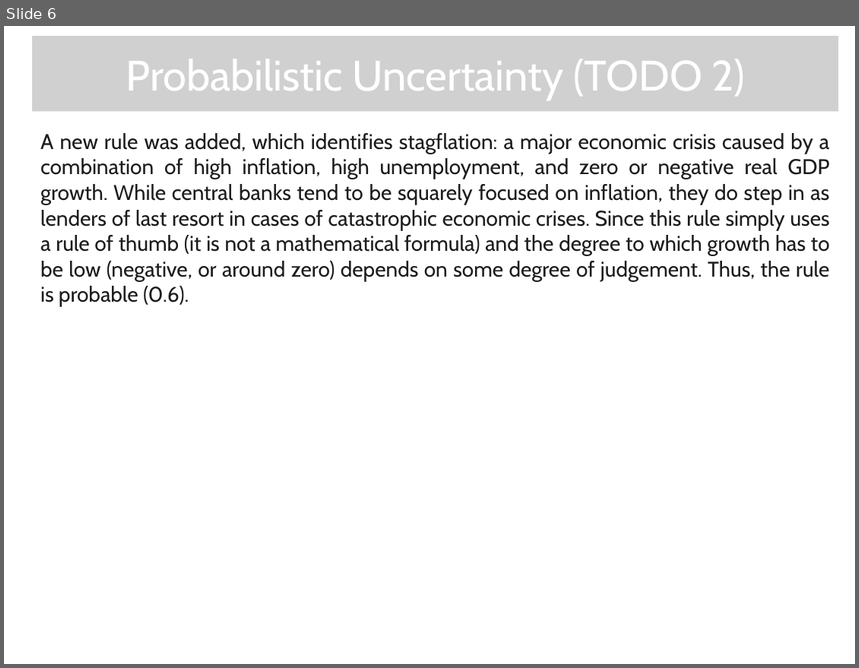
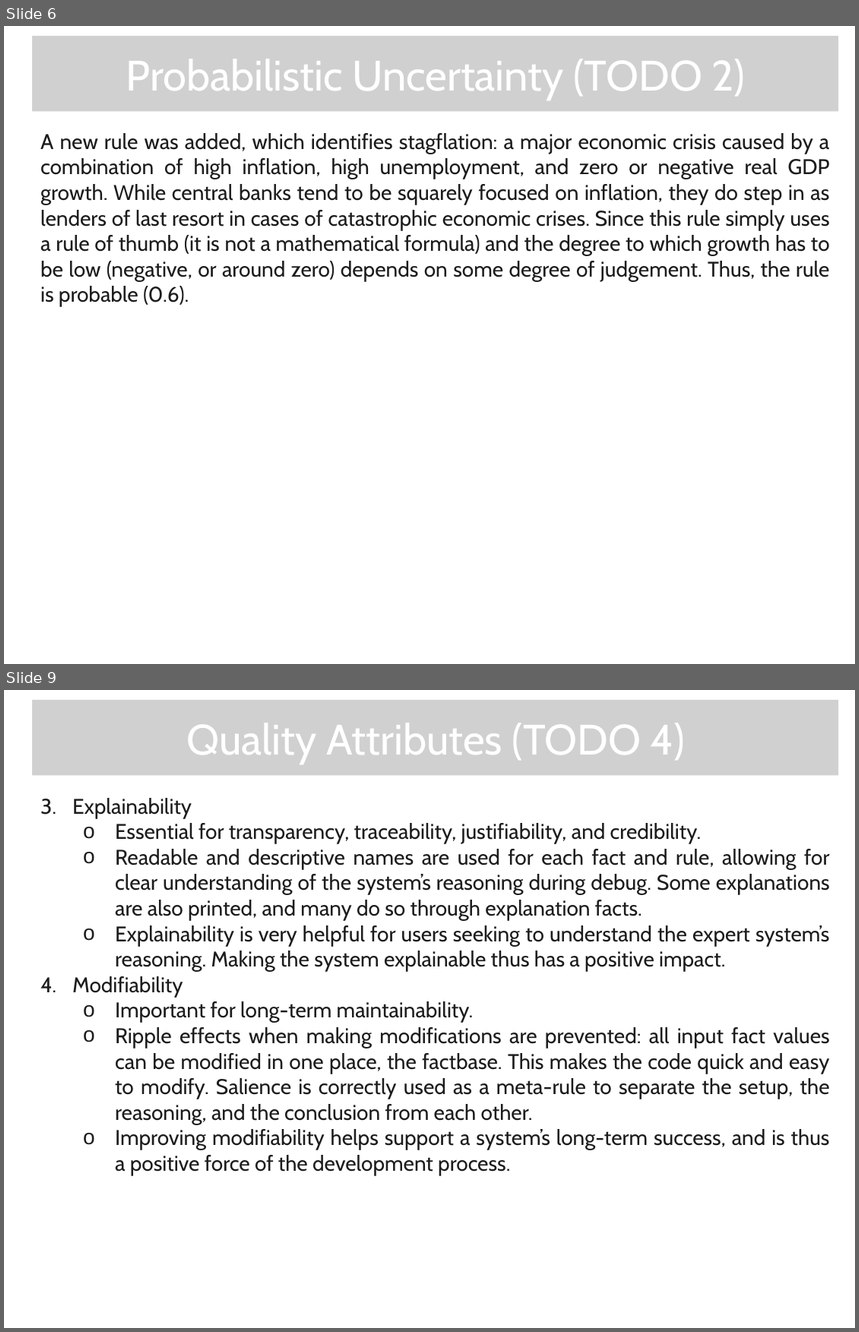
Before and after one commit to Mikachupichu/central-banking-expert-system, a slide deck: A-D2.pptx. Shown one above the other, each under a label of ours: slide 6 before the commit, slides 6 and 9 after it; the slides between them are not shown. The pictures are 859x668 and 859x1332 pixels, drawn with LibreOffice and Linux fonts; fonts in the diff are those of the drawing; grey boxes stand for pictures; background and template pictures are left out. Boxes give left, top, right and bottom in pixels: in the first picture for what was removed or moved away, otherwise in the second. Text is boxed around its words. In the diff, an @@ line names an element or a change of style, - is before the commit and + after.

```diff
--- a/A-D2.pptx
+++ b/A-D2.pptx
@@ slide 9 added at bbox=[4, 690, 855, 1328], background picture (left out) @@
@@ picture added at bbox=[32, 699, 838, 775] @@
@@ text added at bbox=[187, 723, 685, 764], 36 pt, text #FFFFFF @@
+Quality Attributes (TODO 4)
@@ text added at bbox=[72, 798, 830, 1176], 18 pt, text #1C1C1C @@
+1. Ç
+2. P
+3. Explainability
+  o Essential for transparency, traceability, justifiability, and credibility.
+  o Readable and descriptive names are used for each fact and rule, allowing for clear understanding of the system’s reasoning during debug. Some explanations are also printed, and many do so through explanation facts.
+  o Explainability is very helpful for users seeking to understand the expert system’s reasoning. Making the system explainable thus has a positive impact.
+4. Modifiability
+  o Important for long-term maintainability.
+  o Ripple effects when making modifications are prevented: all input fact values can be modified in one place, the factbase. This makes the code quick and easy to modify. Salience is correctly used as a meta-rule to separate the setup, the reasoning, and the conclusion from each other.
+  o Improving modifiability helps support a system’s long-term success, and is thus a positive force of the development process.
```
Also in this commit, not shown: 3 slides changed, 2 other slides added, 2 slides removed, 1 other file.
